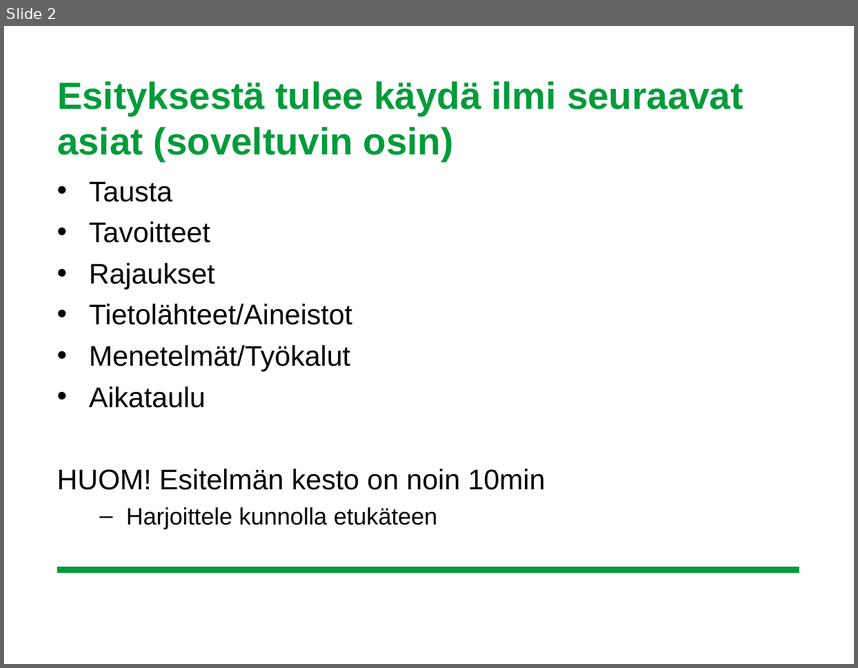
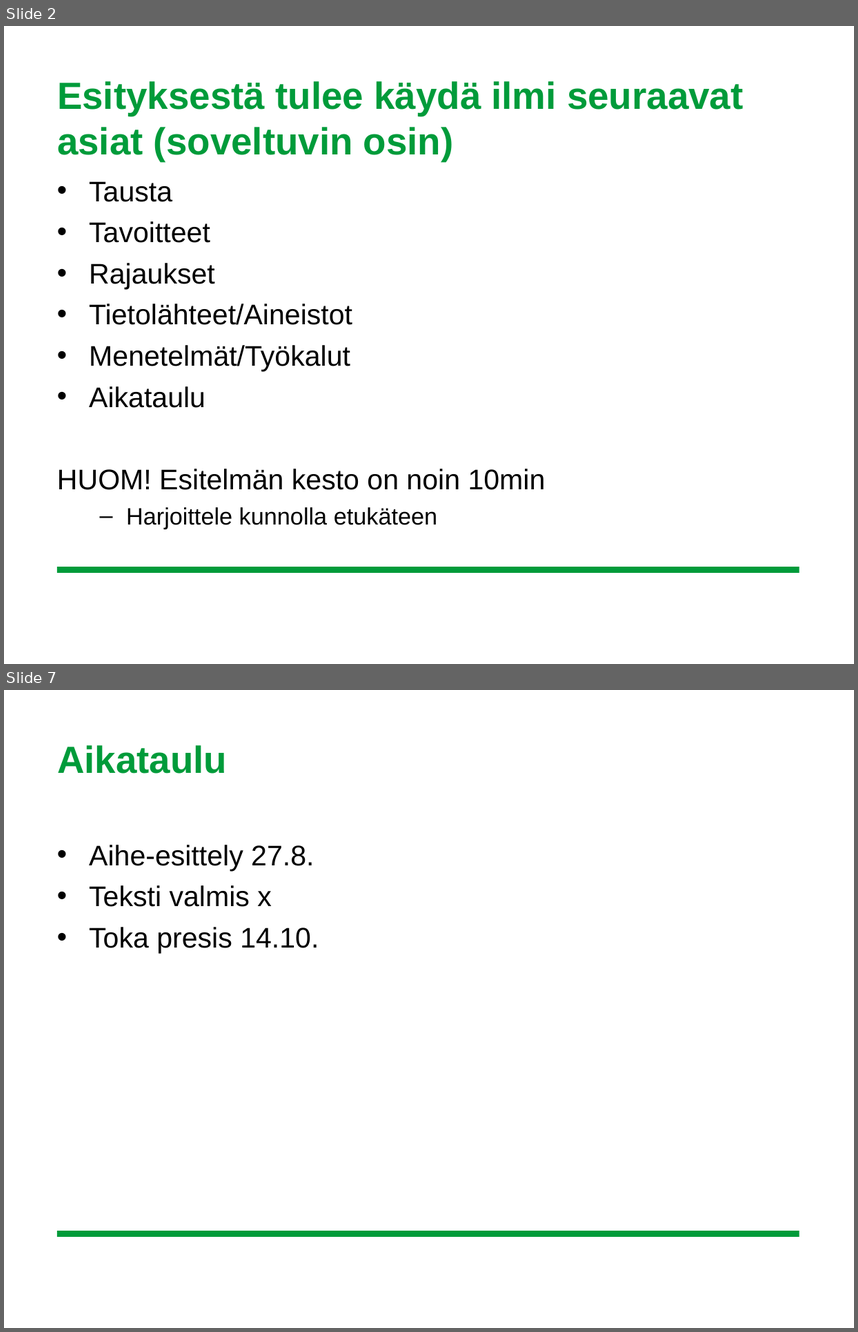
Before and after one commit to leevirontySF/BSC_thesis, a slide deck: aihepresis.ppt. Shown one above the other, each under a label of ours: slide 2 before the commit, slides 2 and 7 after it; the slides between them are not shown. The pictures are 858x668 and 858x1332 pixels, drawn with LibreOffice and Linux fonts; fonts in the diff are those of the drawing; background and template pictures are left out. Boxes give left, top, right and bottom in pixels: in the first picture for what was removed or moved away, otherwise in the second. Text is boxed around its words. In the diff, an @@ line names an element or a change of style, - is before the commit and + after.

```diff
--- a/aihepresis.ppt
+++ b/aihepresis.ppt
@@ slide 7 added at [4, 690, 854, 1328], background #FFFFFF; not listed: 1 template element that a slide beside it also shows @@
@@ title added at [57, 745, 227, 773], 32 pt, text #009B3A, bold @@
+Aikataulu
@@ text added at [89, 845, 319, 953], 24 pt, text #000000 @@
+• Aihe-esittely 27.8.
+• Teksti valmis x
+• Toka presis 14.10.
```
Also in this commit, not shown: 5 slides changed, 1 other slide added, 2 slides removed, 6 other files.
